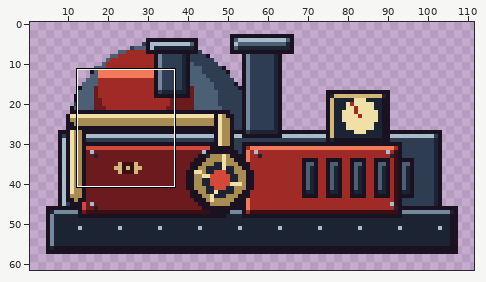
Pixel-art file, stored at game/art-src/enemies/moosezilla_body.aseprite. The picture above shows the old version from afar; the outline marks the close-up.
Close-up. The starting point:
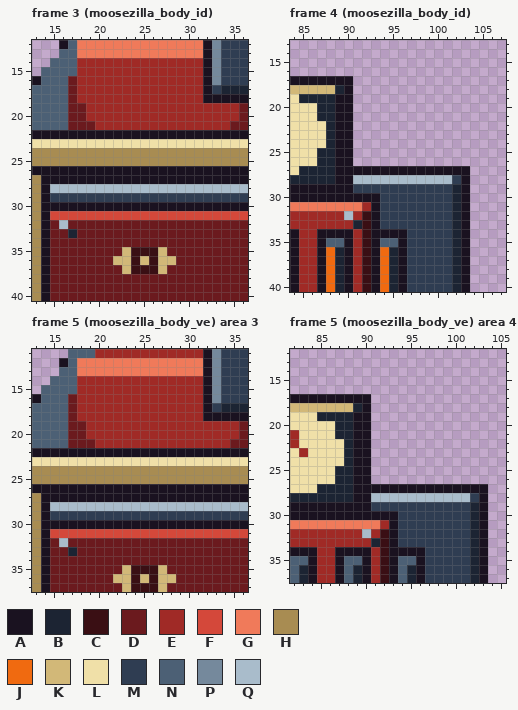
112x64 pixels, 16 frames. Shown: frame 3 (moosezilla_body_id): x 13..36, y 12..40; frame 4 (moosezilla_body_id): x 84..107, y 13..40; frame 5 (moosezilla_body_ve) area 3: x 13..36, y 11..37; frame 5 (moosezilla_body_ve) area 4: x 82..105, y 12..37. The wide view leaves out empty margins. The commit also changed other frames or places, which this record leaves out.
Palette (. is transparent): A #1a1220  B #1c2433  C #3a0f14  D #6b1a1e  E #a02a26  F #d4483a  G #f07a5a  H #a88c52  J #f06a10  K #d2b878  L #f0e0a8  M #2f3d52  N #4c6075  P #75899c  Q #a9bccb
Pixels before, frame 3 (moosezilla_body_id), first column x 13:
12 ...ANGGGGGGGGGGGGGGAPMMM
13 ...NNGGGGGGGGGGGGGGAPMMM
14 ..NNNEEEEEEEEEEEEEEAPMMM
15 .NNNNEEEEEEEEEEEEEEAPMMM
16 ANNNDEEEEEEEEEEEEEEAPMMM
17 NNNNDEEEEEEEEEEEEEEAMBBB
18 NNNNDEEEEEEEEEEEEEEAAAAA
19 NNNNDDEEEEEEEEEEEEEEEEED
20 NNNNDDEEEEEEEEEEEEEEEEED
21 NNNNDDDEEEEEEEEEEEEEEEDD
22 AAAAAAAAAAAAAAAAAAAAAAAA
23 LLLLLLLLLLLLLLLLLLLLLLLL
24 HHHHHHHHHHHHHHHHHHHHHHHH
25 HHHHHHHHHHHHHHHHHHHHHHHH
26 AAAAAAAAAAAAAAAAAAAAAAAA
27 HAAAAAAAAAAAAAAAAAAAAAAA
28 HAQQQQQQQQQQQQQQQQQQQQQQ
29 HAMMMMMMMMMMMMMMMMMMMMMM
30 HAAAAAAAAAAAAAAAAAAAAAAA
31 HAFFFFFFFFFFFFFFFFFFFFFF
32 HADQDDDDDDDDDDDDDDDDDDDD
33 HADDBDDDDDDDDDDDDDDDDDDD
34 HADDDDDDDDDDDDDDDDDDDDDD
35 HADDDDDDDDKCCCKDDDDDDDDD
36 HADDDDDDDKKCKCKKDDDDDDDD
37 HADDDDDDDDKCCCKDDDDDDDDD
38 HADDDDDDDDDDDDDDDDDDDDDD
39 HADDDDDDDDDDDDDDDDDDDDDD
40 HADDDDDDDDDDDDDDDDDDDDDD
Pixels before, frame 4 (moosezilla_body_id), first column x 84:
17 AAAAAAA.............
18 KKKKKBA.............
19 LBBBBAA.............
20 LLLBBAA.............
21 LLLBBAA.............
22 LLLLBAA.............
23 LLLLBAA.............
24 LLLLBAA.............
25 LLLBBAA.............
26 LLLBBAA.............
27 LBBBBAAAAAAAAAAAAAAA
28 BBBBBAAQQQQQQQQQQQMA
29 AAAAAAAMMMMMMMMMMMBA
30 AAAAAAAAAAMMMMMMMMBA
31 GGGGGGGGEAMMMMMMMMBA
32 EEEEEEQECAMMMMMMMMBA
33 EEEEEEEBCAMMMMMMMMBA
34 AEEAAAAECAAAAMMMMMBA
35 AEEANNAECANNAMMMMMBA
36 AEEAJBAECAJBAMMMMMBA
37 AEEAJBAECAJBAMMMMMBA
38 AEEAJBAECAJBAMMMMMBA
39 AEEAJBAECAJBAMMMMMBA
40 AEEAJBAECAJBAMMMMMBA
Pixels before, frame 5 (moosezilla_body_ve) area 3, first column x 13:
11 ....NNNEEEEEEEEEEEEAPMMM
12 ...ANGGGGGGGGGGGGGGAPMMM
13 ...NNGGGGGGGGGGGGGGAPMMM
14 ..NNNEEEEEEEEEEEEEEAPMMM
15 .NNNNEEEEEEEEEEEEEEAPMMM
16 ANNNDEEEEEEEEEEEEEEAPMMM
17 NNNNDEEEEEEEEEEEEEEAMBBB
18 NNNNDEEEEEEEEEEEEEEAAAAA
19 NNNNDDEEEEEEEEEEEEEEEEED
20 NNNNDDEEEEEEEEEEEEEEEEED
21 NNNNDDDEEEEEEEEEEEEEEEDD
22 AAAAAAAAAAAAAAAAAAAAAAAA
23 LLLLLLLLLLLLLLLLLLLLLLLL
24 HHHHHHHHHHHHHHHHHHHHHHHH
25 HHHHHHHHHHHHHHHHHHHHHHHH
26 AAAAAAAAAAAAAAAAAAAAAAAA
27 HAAAAAAAAAAAAAAAAAAAAAAA
28 HAQQQQQQQQQQQQQQQQQQQQQQ
29 HAMMMMMMMMMMMMMMMMMMMMMM
30 HAAAAAAAAAAAAAAAAAAAAAAA
31 HAFFFFFFFFFFFFFFFFFFFFFF
32 HADQDDDDDDDDDDDDDDDDDDDD
33 HADDBDDDDDDDDDDDDDDDDDDD
34 HADDDDDDDDDDDDDDDDDDDDDD
35 HADDDDDDDDKCCCKDDDDDDDDD
36 HADDDDDDDKKCKCKKDDDDDDDD
37 HADDDDDDDDKCCCKDDDDDDDDD
Pixels before, frame 5 (moosezilla_body_ve) area 4, first column x 82:
17 AAAAAAAAA.............
18 KKKKKKKBA.............
19 LLLBBBBAA.............
20 LLLLLBBAA.............
21 ELLLLBBAA.............
22 ELLLLLBAA.............
23 LELLLLBAA.............
24 LLLLLLBAA.............
25 LLLLLBBAA.............
26 LLLLLBBAA.............
27 LLLBBBBAAAAAAAAAAAAAAA
28 BBBBBBBAAQQQQQQQQQQQMA
29 AAAAAAAAAMMMMMMMMMMMBA
30 AAAAAAAAAAAAMMMMMMMMBA
31 GGGGGGGGGGEAMMMMMMMMBA
32 EEEEEEEEQECAMMMMMMMMBA
33 EEEEEEEEEBCAMMMMMMMMBA
34 AAAEEAAAAECAAAAMMMMMBA
35 NNAEEANNAECANNAMMMMMBA
36 NBAEEANBAECANBAMMMMMBA
37 NBAEEANBAECANBAMMMMMBA
New version:
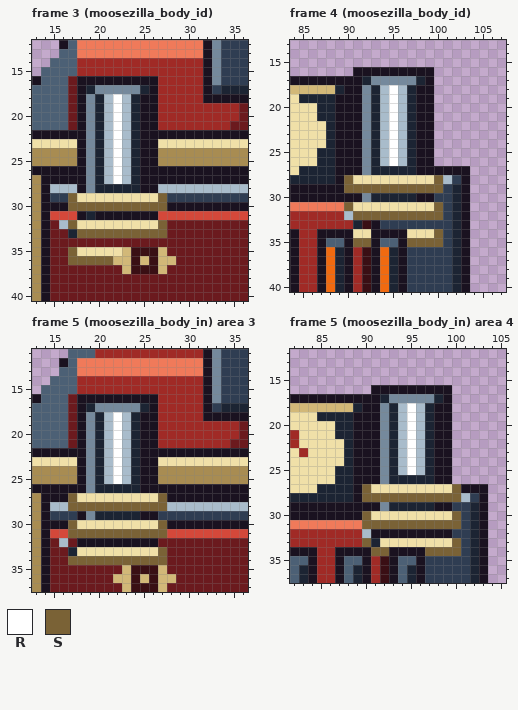
Colours new in this view: R #ffffff  S #7a6236
Diff:
Changed rows in their new state; - is an unchanged pixel.
Frame 3 (moosezilla_body_id):
first column x 17:
16 -AAAAAAAAA-
17 -ABPPPPPBA-
18 -APBQRQBAA-
19 -APBQRQBAA-
20 -APBQRQBAA-
21 -APBQRQBAA-
22 --PBQRQB---
23 -APBQRQBAA-
24 -APBQRQBAA-
25 -APBQRQBAA-
26 --PBQRQB---
27 --PBQRQB---
28 -APBBBBBAA-
29 SLLLLLLLLLS
30 SSSSSSSSSSS
31 -ABAAAAAAA-
32 SLLLLLLLLLS
33 -SSSSSSSSSS
35 SLLLLL-----
36 SSSSS------
Frame 4 (moosezilla_body_id):
first column x 90:
16 -AAAAAAAAA-
17 -ABPPPPPBA-
18 -APBQRQBAA-
19 -APBQRQBAA-
20 -APBQRQBAA-
21 -APBQRQBAA-
22 -APBQRQBAA-
23 -APBQRQBAA-
24 -APBQRQBAA-
25 -APBQRQBAA-
26 -APBQRQBAA-
27 --PBBBBB---
28 SLLLLLLLLLS
29 SSSSSSSSSSS
30 --PBBBBBAA-
31 SLLLLLLLLLS
32 -SSSSSSSSSS
34 -LL----LLLS
35 -SS----SSSS
Frame 5 (moosezilla_body_in) area 3:
first column x 17:
16 -AAAAAAAAA-
17 -ABPPPPPBA-
18 -APBQRQBAA-
19 -APBQRQBAA-
20 -APBQRQBAA-
21 -APBQRQBAA-
22 --PBQRQB---
23 -APBQRQBAA-
24 -APBQRQBAA-
25 -APBQRQBAA-
26 --PBBBBB---
27 SLLLLLLLLLS
28 SSSSSSSSSSS
29 -APBBBBBAA-
30 SLLLLLLLLLS
31 SSSSSSSSSSS
32 -AAAAAAAAA-
33 -LLLLLLLLLS
34 SSSSSSSSSSS
Frame 5 (moosezilla_body_in) area 4:
first column x 90:
16 -AAAAAAAAA-
17 -ABPPPPPBA-
18 -APBQRQBAA-
19 -APBQRQBAA-
20 -APBQRQBAA-
21 -APBQRQBAA-
22 -APBQRQBAA-
23 -APBQRQBAA-
24 -APBQRQBAA-
25 -APBQRQBAA-
26 -APBBBBBAA-
27 SLLLLLLLLLS
28 SSSSSSSSSSS
29 -APBBBBBAA-
30 SLLLLLLLLLS
31 SSSSSSSSSSS
32 -AA-AAAAAA-
33 S-LLLLLLLLS
34 -SS----SSSS
Changed places in both close-ups, as pixel boxes (x1, y1, x2, y2):
changed: (68, 76, 167, 265)
changed: (344, 67, 443, 247)
changed: (68, 394, 167, 565)
changed: (362, 385, 461, 556)
